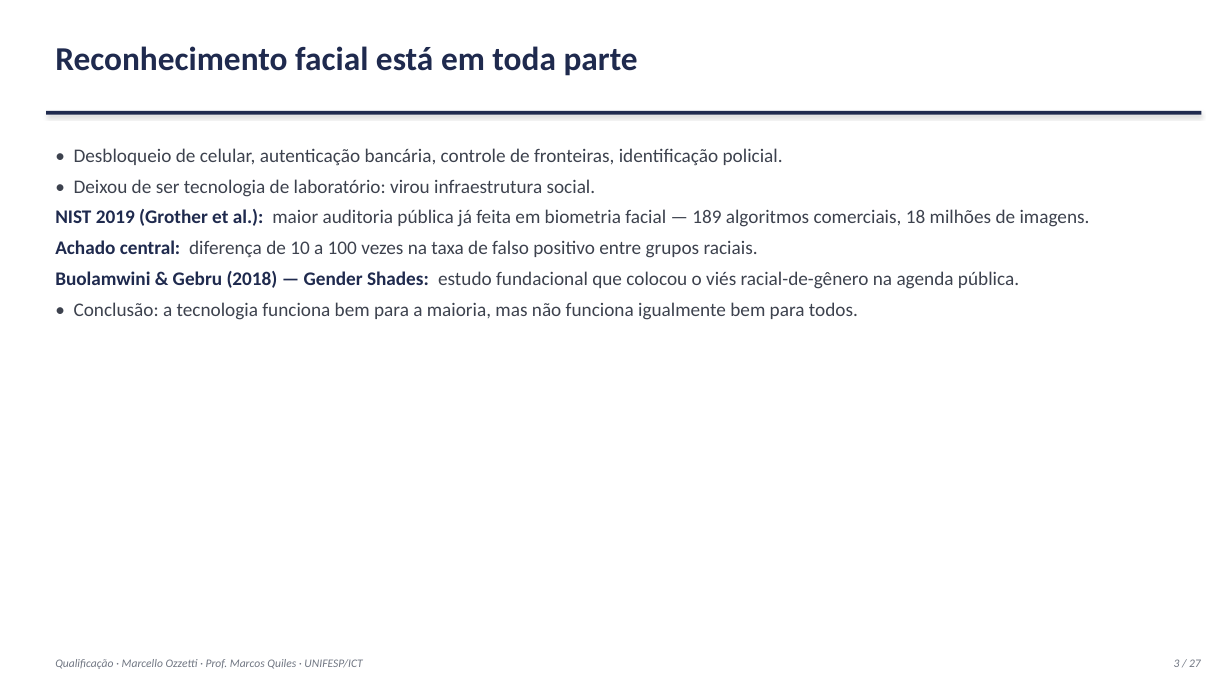
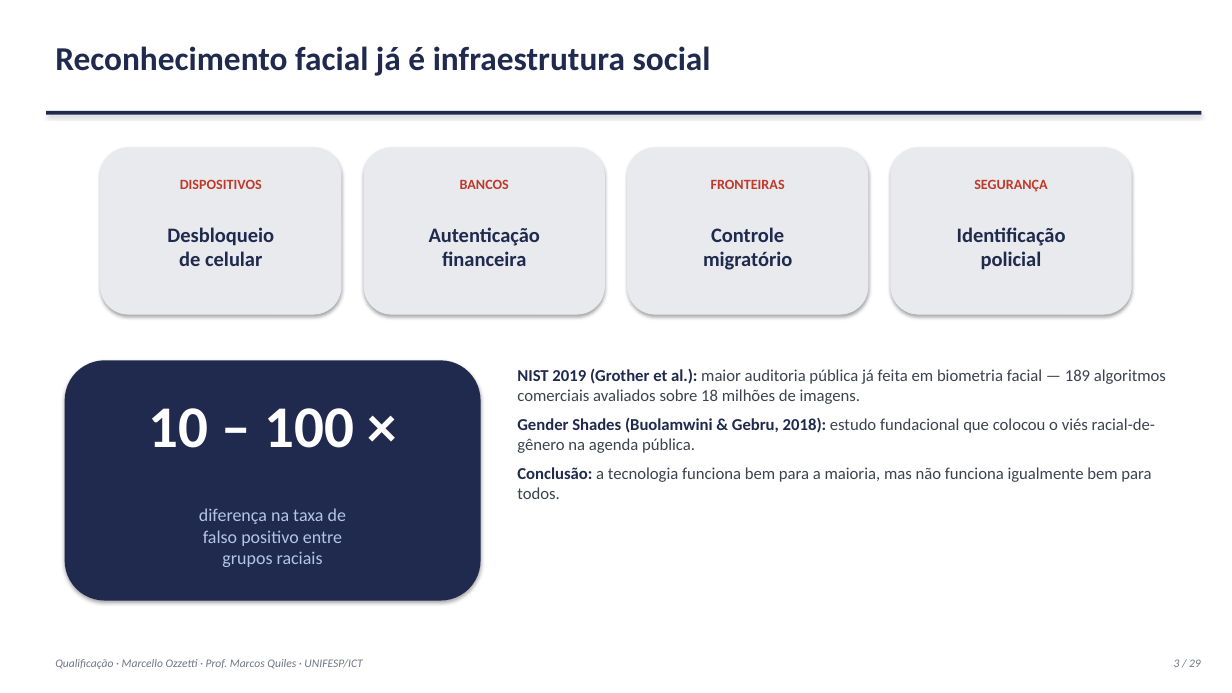
Before and after one commit to marcellozzetti/Facial-Recognition-Models-Mitigating-Bias, a slide deck: slide 3 of docs/ativo/material_qualificacao_2026-09-30.pptx. Drawn at 1232x693 pixels with LibreOffice and Linux fonts; fonts in the diff are those of the drawing. Boxes give left, top, right and bottom in pixels: in the first picture for what was removed or moved away, otherwise in the second. Text is boxed around its words. In the diff, an @@ line names an element or a change of style, - is before the commit and + after.

```diff
--- a/docs/ativo/material_qualificacao_2026-09-30.pptx
+++ b/docs/ativo/material_qualificacao_2026-09-30.pptx
@@ text at (55, 46, 711, 76): text changed @@
-Reconhecimento facial está em toda parte
+Reconhecimento facial já é infraestrutura social
@@ rounded rectangle added at (101, 148, 341, 314), fill #E8EAED, outline #E8EAED 0.75 pt @@
@@ rounded rectangle added at (364, 148, 604, 314), fill #E8EAED, outline #E8EAED 0.75 pt @@
@@ rounded rectangle added at (628, 148, 868, 314), fill #E8EAED, outline #E8EAED 0.75 pt @@
@@ rounded rectangle added at (891, 148, 1131, 314), fill #E8EAED, outline #E8EAED 0.75 pt @@
@@ text added at (180, 179, 262, 189), 11 pt, text #C0392B, bold @@
+DISPOSITIVOS
@@ text added at (460, 179, 509, 189), 11 pt, text #C0392B, bold @@
+BANCOS
@@ text added at (711, 179, 785, 189), 11 pt, text #C0392B, bold @@
+FRONTEIRAS
@@ text added at (974, 179, 1047, 192), 11 pt, text #C0392B, bold @@
+SEGURANÇA
@@ text added at (167, 227, 274, 266), 16 pt, text #1F2A4E, bold @@
+Desbloqueio
+de celular
@@ text added at (429, 227, 540, 266), 16 pt, text #1F2A4E, bold @@
+Autenticação
+financeira
@@ text added at (703, 227, 792, 270), 16 pt, text #1F2A4E, bold @@
+Controle
+migratório
@@ text added at (957, 227, 1066, 270), 16 pt, text #1F2A4E, bold @@
+Identificação
+policial
@@ rounded rectangle added at (65, 360, 481, 601), fill #1F2A4E @@
@@ text at (517, 369, 1166, 499): text changed; size 15 to 13 pt @@
-• Desbloqueio de celular, autenticação bancária, controle de fronteiras, identificação policial.
-• Deixou de ser tecnologia de laboratório: virou infraestrutura social.
-NIST 2019 (Grother et al.): maior auditoria pública já feita em biometria facial — 189 algoritmos comerciais, 18 milhões de imagens.
-Achado central: diferença de 10 a 100 vezes na taxa de falso positivo entre grupos raciais.
-Buolamwini & Gebru (2018) — Gender Shades: estudo fundacional que colocou o viés racial-de-gênero na agenda pública.
-• Conclusão: a tecnologia funciona bem para a maioria, mas não funciona igualmente bem para todos.
+NIST 2019 (Grother et al.): maior auditoria pública já feita em biometria facial — 189 algoritmos comerciais avaliados sobre 18 milhões de imagens.
+Gender Shades (Buolamwini & Gebru, 2018): estudo fundacional que colocou o viés racial-de-gênero na agenda pública.
+Conclusão: a tecnologia funciona bem para a maioria, mas não funciona igualmente bem para todos.
@@ text added at (148, 408, 354, 448), 46 pt, text #FFFFFF, bold @@
+10 – 100 ×
@@ text added at (199, 508, 346, 567), 14 pt, text #B4C4E8 @@
+diferença na taxa de
+falso positivo entre
+grupos raciais
@@ text at (1174, 659, 1201, 667): text changed @@
-3 / 27
+3 / 29
```
Also in this commit, not shown: 23 other slides changed, 3 slides added, 1 slide removed, 1 other file.
